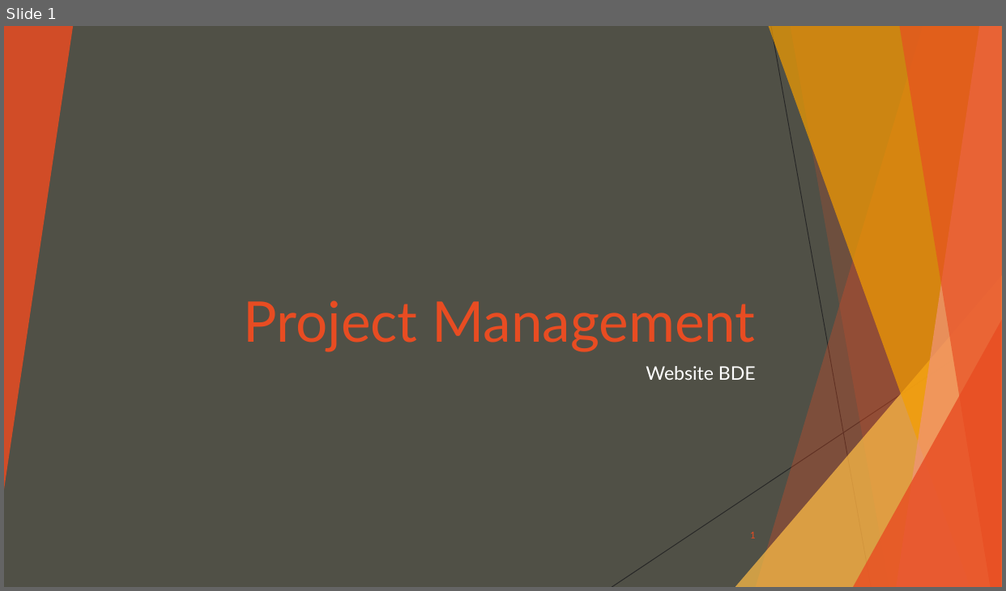
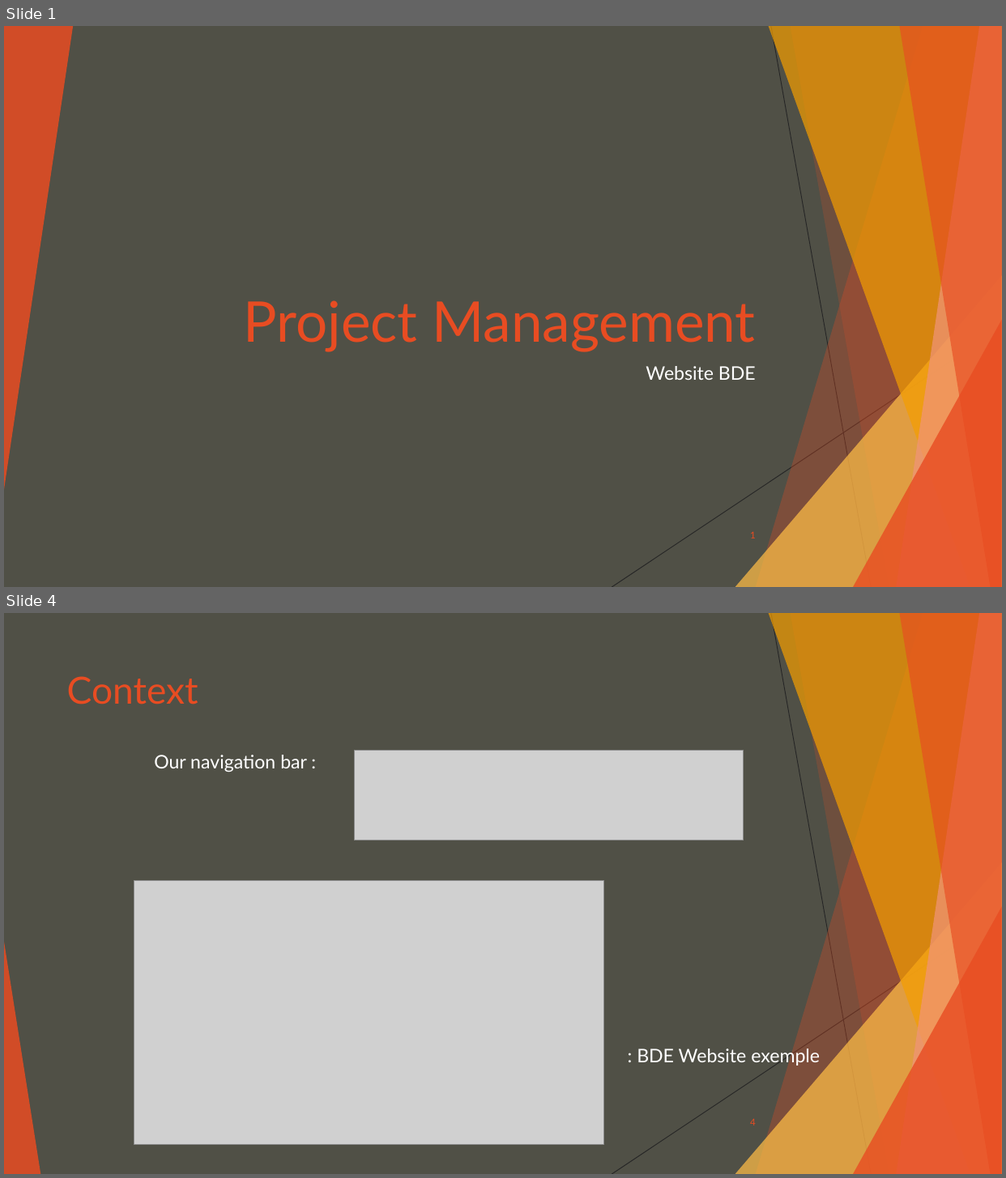
Before and after one commit to Happocalypse/ProjetSiteWebBDE, a slide deck: Project Management.pptx. Shown one above the other, each under a label of ours: slide 1 before the commit, slides 1 and 4 after it; the slides between them are not shown. The pictures are 1006x591 and 1006x1178 pixels, drawn with LibreOffice and Linux fonts; fonts in the diff are those of the drawing; grey boxes stand for pictures. Boxes give left, top, right and bottom in pixels: in the first picture for what was removed or moved away, otherwise in the second. Text is boxed around its words. In the diff, an @@ line names an element or a change of style, - is before the commit and + after.

```diff
--- a/Project Management.pptx
+++ b/Project Management.pptx
@@ slide 4 added at bbox=[4, 613, 1002, 1174], background #505046; not listed: 9 template elements that a slide beside it also shows @@
@@ title added at bbox=[67, 676, 198, 705], 36 pt, text #E84C22 @@
+Context
@@ text added at bbox=[154, 755, 307, 772], 18 pt, text #FFFFFF @@
+Our navigation bar :
@@ picture added at bbox=[355, 751, 744, 841] @@
@@ picture added at bbox=[134, 881, 604, 1145] @@
@@ triangle added at bbox=[4, 942, 40, 1174], fill #E84C22 at 85% opacity @@
@@ text added at bbox=[637, 1046, 820, 1067], 18 pt, text #FFFFFF @@
+: BDE Website exemple
@@ page number added at bbox=[750, 1119, 756, 1126], 9 pt, text #E84C22 @@
+4
```
Also in this commit, not shown: 1 slide changed, 10 other slides added, 13 slides removed, 1 other file.
